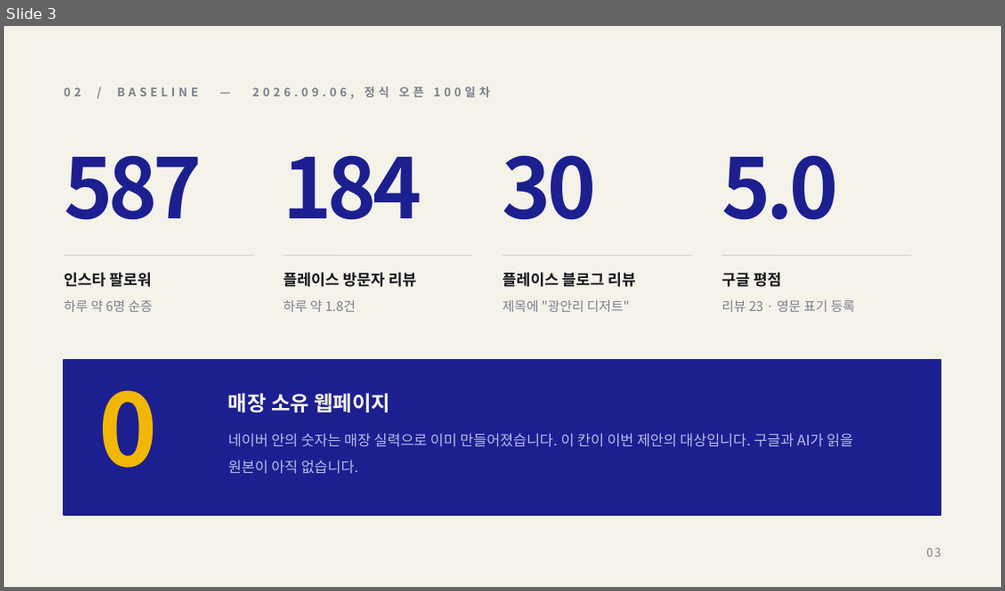
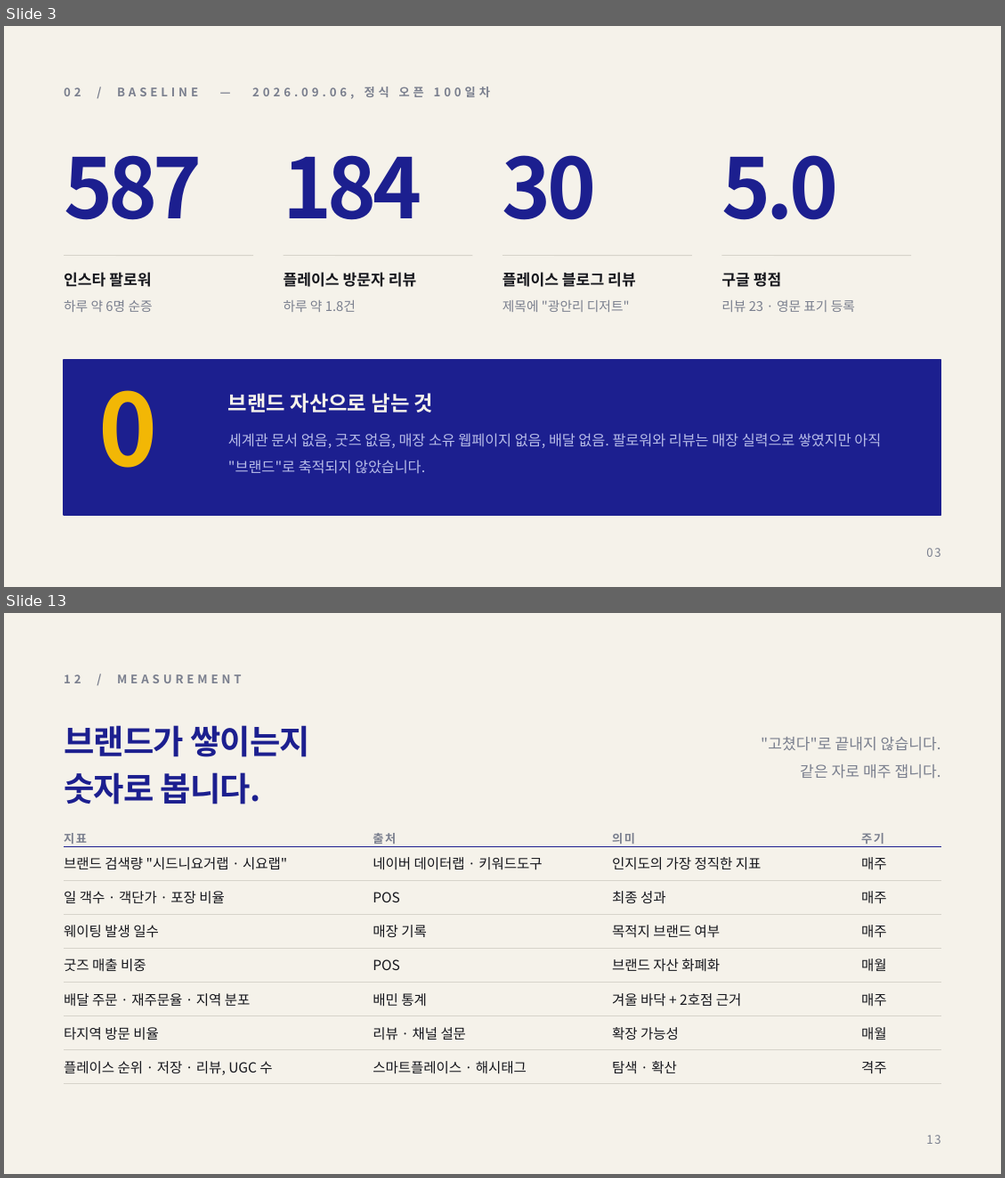
Before and after one commit to severaljama-hue/advertising-agency, a slide deck: docs/sydney-yogurt-lab/proposal.pptx. Shown one above the other, each under a label of ours: slide 3 before the commit, slides 3 and 13 after it; the slides between them are not shown. The pictures are 1005x591 and 1005x1178 pixels, drawn with LibreOffice and Linux fonts; fonts in the diff are those of the drawing. Boxes give left, top, right and bottom in pixels: in the first picture for what was removed or moved away, otherwise in the second. Text is boxed around its words. In the diff, an @@ line names an element or a change of style, - is before the commit and + after.

```diff
--- a/docs/sydney-yogurt-lab/proposal.pptx
+++ b/docs/sydney-yogurt-lab/proposal.pptx
@@ slide 13 added at (x1=4, y1=613, x2=1001, y2=1174), background #F5F2EA @@
@@ text added at (x1=64, y1=674, x2=242, y2=683), 8.5 pt, text #7A7F8E, bold @@
+12 / MEASUREMENT
@@ text added at (x1=64, y1=725, x2=310, y2=804), 24 pt, text #1C1F8F, bold @@
+브랜드가 쌓이는지
+숫자로 봅니다.
@@ text added at (x1=760, y1=737, x2=941, y2=779), 11 pt, text #7A7F8E @@
+"고쳤다"로 끝내지 않습니다.
+같은 자로 매주 잽니다.
@@ table added at (x1=64, y1=812, x2=941, y2=1078), 8 rows, 4 columns @@
+지표 | 출처 | 의미 | 주기
+브랜드 검색량 "시드니요거랩 · 시요랩" | 네이버 데이터랩 · 키워드도구 | 인지도의 가장 정직한 지표 | 매주
+일 객수 · 객단가 · 포장 비율 | POS | 최종 성과 | 매주
+웨이팅 발생 일수 | 매장 기록 | 목적지 브랜드 여부 | 매주
+굿즈 매출 비중 | POS | 브랜드 자산 화폐화 | 매월
+배달 주문 · 재주문율 · 지역 분포 | 배민 통계 | 겨울 바닥 + 2호점 근거 | 매주
+타지역 방문 비율 | 리뷰 · 채널 설문 | 확장 가능성 | 매월
+플레이스 순위 · 저장 · 리뷰, UGC 수 | 스마트플레이스 · 해시태그 | 탐색 · 확산 | 격주
@@ text added at (x1=926, y1=1135, x2=940, y2=1143), 8.5 pt, text #7A7F8E @@
+13
@@ slide 3 changed as well @@
@@ text at (x1=228, y1=393, x2=433, y2=412): text changed @@
-매장 소유 웹페이지
+브랜드 자산으로 남는 것
@@ text at (x1=228, y1=433, x2=881, y2=474): text changed @@
-네이버 안의 숫자는 매장 실력으로 이미 만들어졌습니다. 이 칸이 이번 제안의 대상입니다. 구글과 AI가 읽을 원본이 아직 없습니다.
+세계관 문서 없음, 굿즈 없음, 매장 소유 웹페이지 없음, 배달 없음. 팔로워와 리뷰는 매장 실력으로 쌓였지만 아직 "브랜드"로 축적되지 않았습니다.
```
Also in this commit, not shown: 2 other slides changed, 10 other slides added, 9 slides removed, 1 other file.
